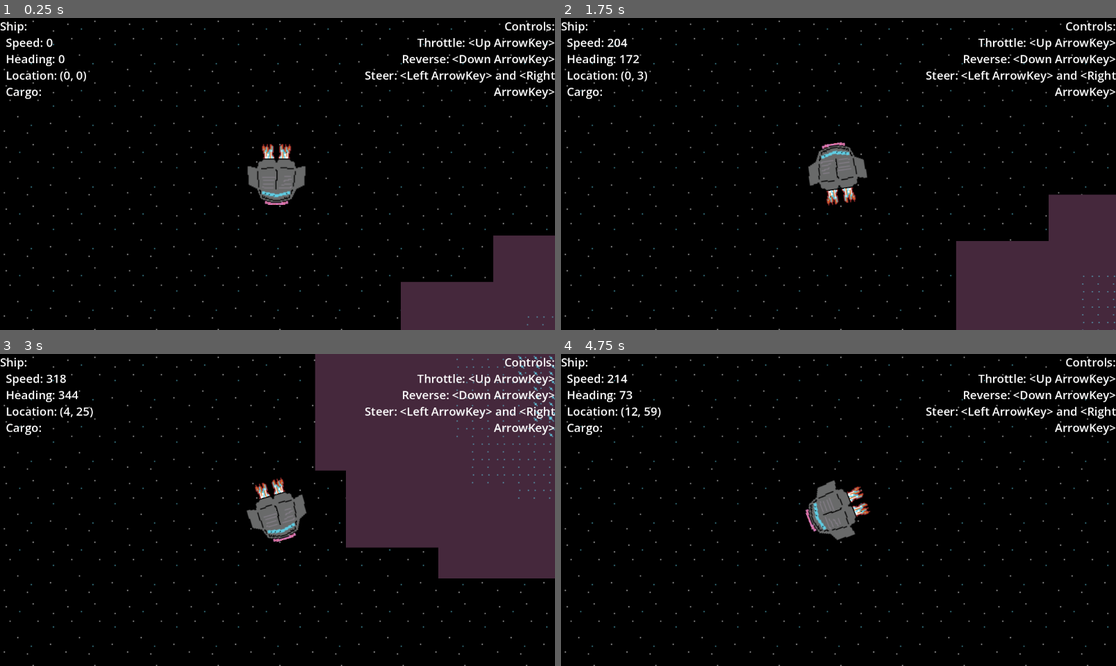
Above: before the commit, frames 1-4 (two rows, left to right).
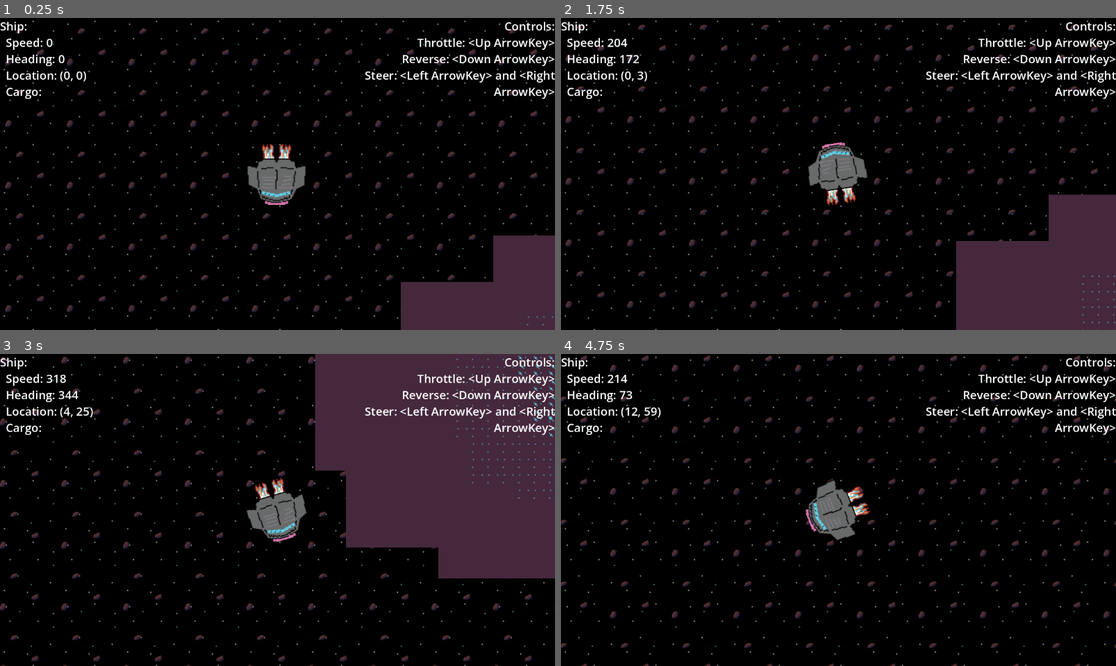
Above: after the commit, the same moments.

Repository: bingecraft-net/sandbox
Game: Godot game, scene res://node_2d.tscn
Same seed, same stepped clock (60 frames per second), same inputs: the game is played once before the commit and once after it.
Inputs:
- Up to frame 1 (0.25 s): no input
- Up to frame 2 (1.75 s): tap Enter at 0.5 s; hold Right (ui_right) 0.53-1.28 s; hold Down (ui_down) from 1.28 s (still down)
- Up to frame 3 (3 s): release Down (ui_down) at 2.03 s; hold Right (ui_right) 2.03-2.78 s; hold Up (ui_up) from 2.78 s (still down)
- Up to frame 4 (4.75 s): release Up (ui_up) at 3.53 s; hold Left (ui_left) from 3.53 s (still down)

The runs differ from the first frame. In frame 1, 2.2% of the frame differs, in the area x 0-97%, y 3-95%; in frame 2, 2.1%; in frame 3, 1.7%; in frame 4, 2.4%, in the area x 0-100%, y 0-100%.

Commit message:
add rock field parallax

Diff:
--- a/node_2d.tscn
+++ b/node_2d.tscn
@@ -3,6 +3,7 @@
 [ext_resource type="Script" uid="uid://bj887t2jayvjw" path="res://node_2d.gd" id="1_epypp"]
 [ext_resource type="Texture2D" uid="uid://dsyy4mj82v3ii" path="res://sprite/Sprite-0001.png" id="1_wtcfe"]
 [ext_resource type="Script" uid="uid://c5oaecxt3ctpb" path="res://rigid_body_2d.gd" id="2_0e48y"]
+[ext_resource type="Texture2D" uid="uid://dcwsp8qcna0cw" path="res://sprite/Parallax-Rock.png" id="3_kdubu"]
 [ext_resource type="Texture2D" uid="uid://cqdq4p0sgcnw3" path="res://sprite/Sprite-0002.png" id="4_0hol4"]
 [ext_resource type="Texture2D" uid="uid://cb2gxxu7lgxih" path="res://sprite/Sprite-0003.png" id="5_q6r6c"]
 
@@ -60,13 +61,21 @@
 [node name="Node2D" type="Node2D" unique_id=190777238]
 script = ExtResource("1_epypp")
 
-[node name="Parallax2D" type="Parallax2D" parent="." unique_id=1029100760]
+[node name="Parallax2D-BlackField" type="Parallax2D" parent="." unique_id=1029100760]
 scroll_scale = Vector2(0, 0)
 repeat_size = Vector2(64, 64)
 repeat_times = 100
 
-[node name="Sprite2D" type="Sprite2D" parent="Parallax2D" unique_id=1685977762]
+[node name="Sprite2D" type="Sprite2D" parent="Parallax2D-BlackField" unique_id=1685977762]
 texture = ExtResource("4_0hol4")
+
+[node name="Parallax2D-RockField" type="Parallax2D" parent="." unique_id=1563306197]
+scroll_scale = Vector2(0.1, 0.1)
+repeat_size = Vector2(64, 64)
+repeat_times = 100
+
+[node name="Sprite2D" type="Sprite2D" parent="Parallax2D-RockField" unique_id=1508079845]
+texture = ExtResource("3_kdubu")
 
 [node name="TileMapLayer" type="TileMapLayer" parent="." unique_id=858641073]
 tile_map_data = PackedByteArray("AAAGAA0AAAADAAAAAAAGAA4AAAADAAAAAAAGAA8AAAADAAAAAAAGABAAAAADAAAAAAAGABEAAAADAAAAAAAGAB …(182592 unchanged characters)…
Binary file added: sprite/Parallax-Rock.aseprite
Binary file added: sprite/Parallax-Rock.png
Not shown, added: sprite/Parallax-Rock.png.import
